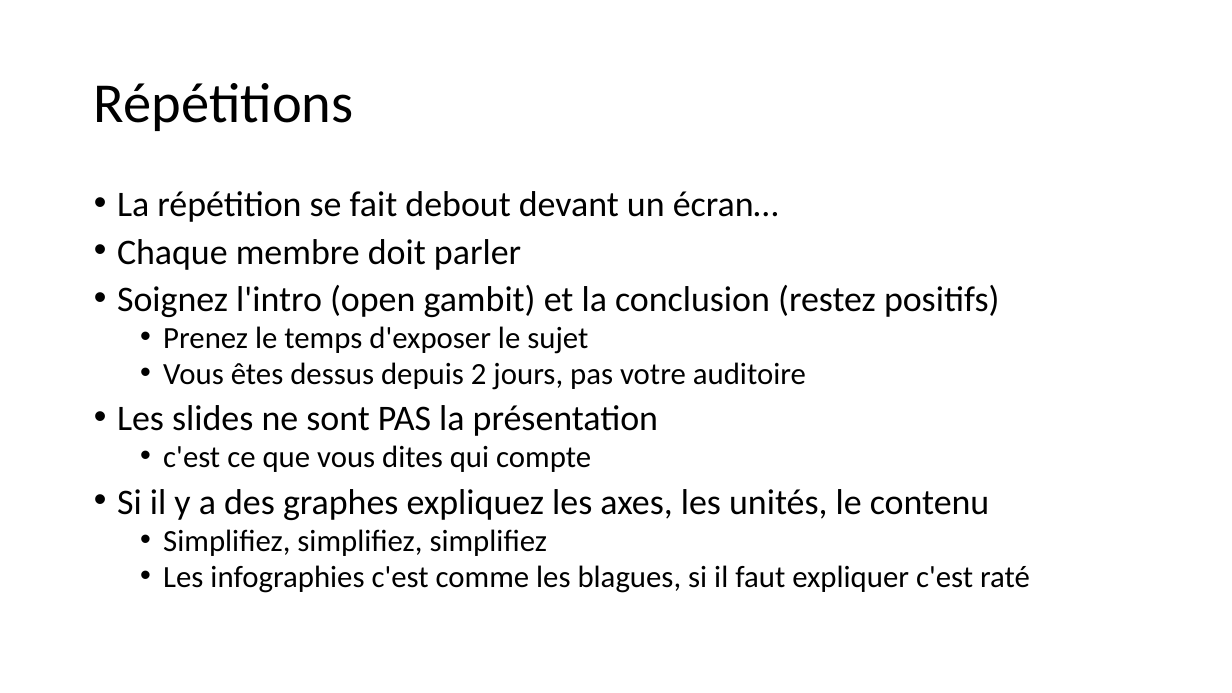
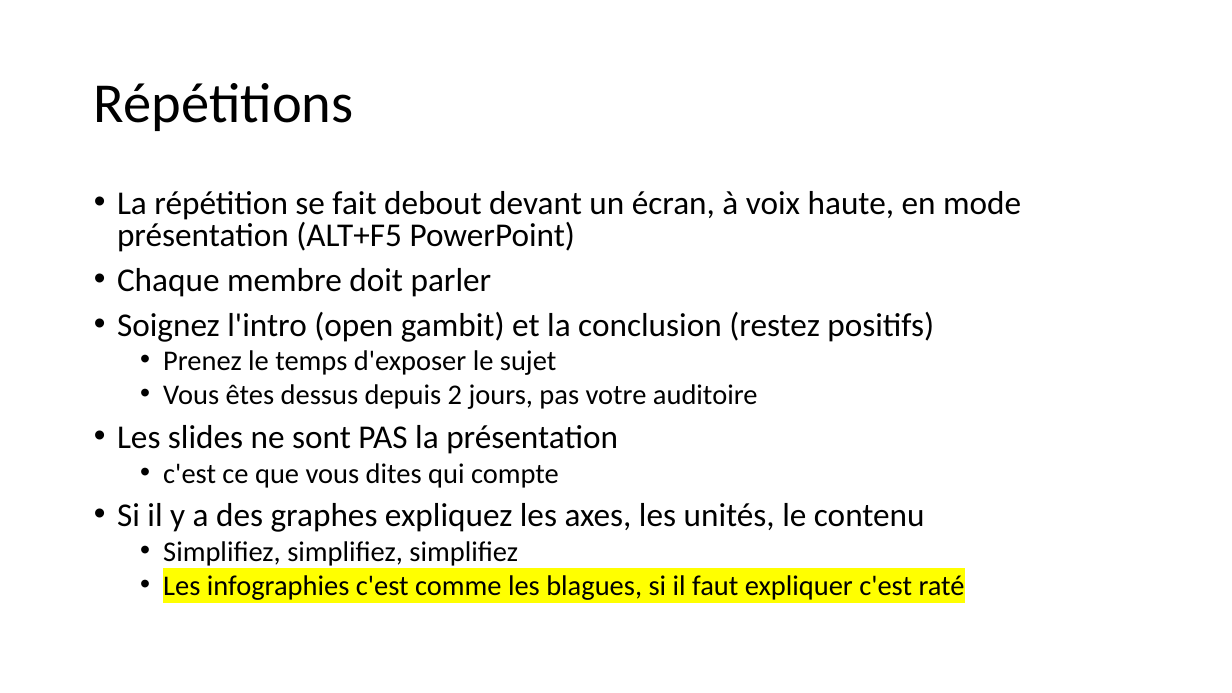
Before and after one commit to 40tude/Data_Essentials_Stage_Oct_2023, a slide deck: slide 60 of 00_notes_de_stage.pptx (slide 54 before the commit). Drawn at 1232x693 pixels with LibreOffice and Linux fonts; fonts in the diff are those of the drawing. Boxes give left, top, right and bottom in pixels: in the first picture for what was removed or moved away, otherwise in the second. Text is boxed around its words. In the diff, an @@ line names an element or a change of style, - is before the commit and + after.

```diff
--- a/00_notes_de_stage.pptx
+++ b/00_notes_de_stage.pptx
@@ text at (117,191,1021,252): text changed; size 28 to 25.9 pt @@
-• La répétition se fait debout devant un écran…
+• La répétition se fait debout devant un écran, à voix haute, en mode présentation (ALT+F5 PowerPoint)
@@ text at (117,268,965,600): size 28 to 25.9 pt in "Chaque membre doit parler", "Soignez l'intro (open gambit) et la conclusion ...", "Les slides ne sont PAS la présentation", "Si il y a des graphes expliquez ..."; size 24 to 22.2 pt in "Prenez le temps d'exposer le sujet", "Vous êtes dessus depuis 2 jours, pas ...", "c'est ce que vous dites qui compte", "Simplifiez, simplifiez, simplifiez" and 1 more places; highlight none to #FFFF00 in "Les infographies c'est comme les blagues, si ..." @@
```
Also in this commit, not shown: 15 other slides changed, 6 slides added, 7 other files.
